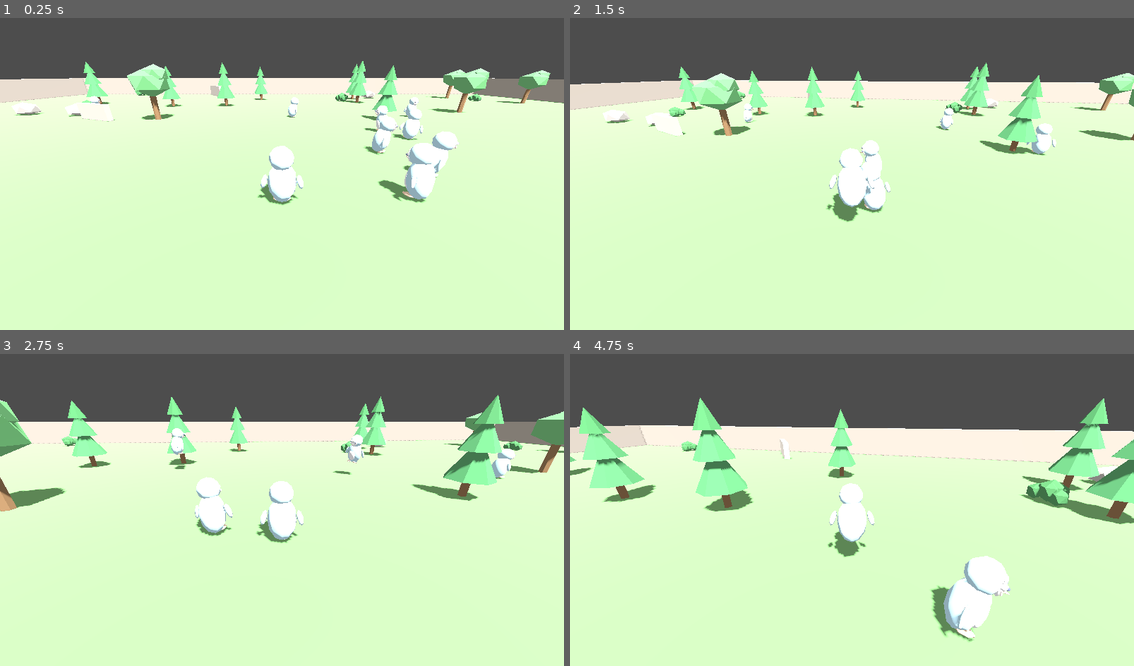
Above: before the commit, frames 1-4 (two rows, left to right).
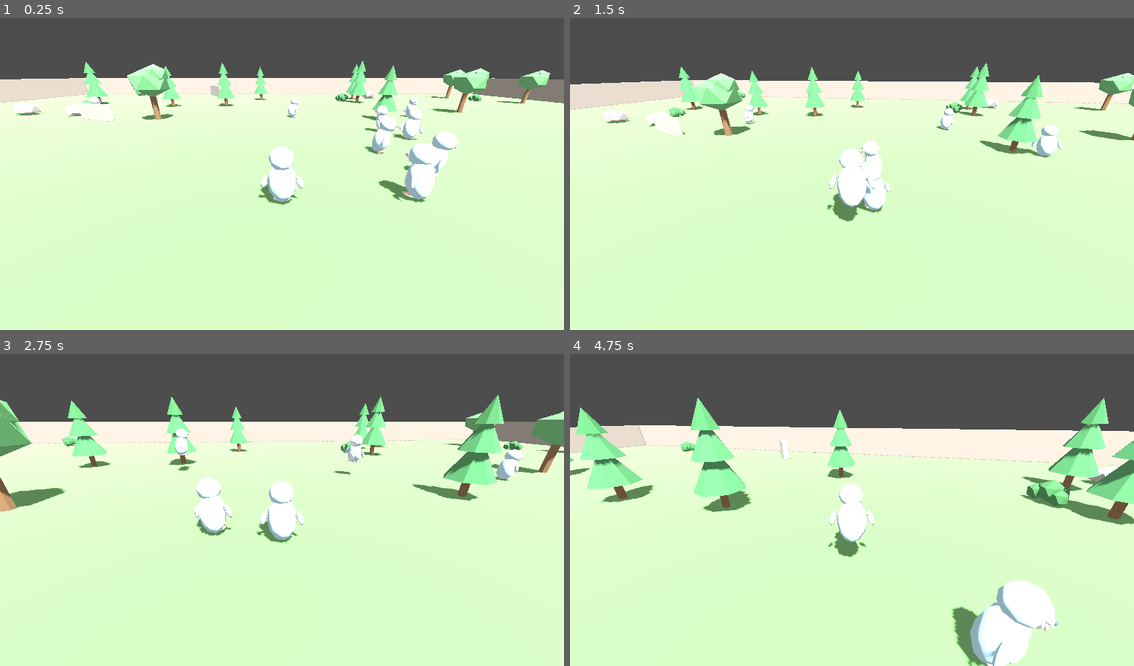
Above: after the commit, the same moments.

Repository: Leewang31/SP-Ai_Agent_Game_V1
Game: Godot game, scene res://scenes/Main.tscn
The game is run twice, just before and just after one commit, with the same random seed, the same clock (stepped at 60 frames per second) and the same inputs. This scene is started directly instead of the project's main scene.
Inputs (mouse positions are in pixels of both pictures, inside the frame that each line leads up to):
- Up to frame 1 (0.25 s): no input
- Up to frame 2 (1.5 s): move the mouse to (880, 170) at 0.52 s; hold Q (attack) 0.53-1.28 s; hold W (move_forward) from 0.53 s (still down); tap Space (jump) at 0.77 s; move the mouse to (823, 174) at 1.27 s; tap Shift (sprint) at 1.35 s
- Up to frame 3 (2.75 s): keep holding W (move_forward); tap Space (jump) at 1.52 s; move the mouse to (293, 500) at 2.02 s; hold Q (attack) from 2.03 s (still down)
- Up to frame 4 (4.75 s): keep holding W (move_forward); move the mouse to (846, 513) at 2.77 s; release Q (attack) at 2.78 s; tap Shift (sprint) at 2.85, 4.35 s; tap Space (jump) at 3.02, 3.77, 4.52 s; move the mouse to (891, 510) at 3.52 s; hold Q (attack) 3.53-4.28 s; move the mouse to (806, 503) at 4.27 s

The runs differ from the first frame. In frame 1, less than 0.1% of the frame differs, in the area x 15-18%, y 24-28%; in frame 2, 0.3%; in frame 3, 0.5%; in frame 4, 6.3%, in the area x 0-100%, y 14-100%.

Commit message:
feat: 장애물 볼록 콜리전 자동 생성 — 트렁크/바위/담/헛간 충돌 적용

Diff:
--- a/output/godot-project/scripts/MapGenerator.gd
+++ b/output/godot-project/scripts/MapGenerator.gd
@@ -1,17 +1,27 @@
 extends Node3D
 
-# 맵 전체를 map.glb로 표현. 물리 콜리전은 코드로 생성(바닥/벽).
 const MAP_SIZE       : float  = 80.0
 const WALL_HEIGHT    : float  = 3.0
 const WALL_THICKNESS : float  = 0.5
 const MAP_SCENE      : String = "res://assets/map.glb"
+
+# 코드로 콜리전 이미 생성 → 중복 스킵
+const NO_COLLISION : Array[String] = [
+	"Ground", "Wall_N", "Wall_S", "Wall_E", "Wall_W",
+	# 크라운·덤불은 관통 허용 (플레이 방해 방지)
+	"TreeA_Crown0", "TreeA_Crown1", "TreeA_Crown2",
+	"TreeB_Crown1", "TreeB_Crown2",
+	"Bush",
+	# 지붕은 스킵 (플레이어가 올라갈 수 없는 영역)
+	"Roof", "RoofMesh", "RoofMesh.001",
+]
 
 func _ready() -> void:
 	_load_visual_map()
 	_create_collision_floor()
 	_create_collision_walls()
 
-# ── 시각 맵 로드 ─────────────────────────────────────────────────────
+# ── 시각 맵 로드 + 장애물 콜리전 ────────────────────────────────────
 func _load_visual_map() -> void:
 	var res := load(MAP_SCENE)
 	if not res:
@@ -20,8 +30,19 @@
 	var inst : Node3D = res.instantiate()
 	inst.name = "MapVisual"
 	add_child(inst)
+	# 씬 트리 등록 완료 후 콜리전 생성
+	_add_obstacle_collision.call_deferred(inst)
 
-# ── 투명 바닥 콜리전 (플레이어 낙하 방지) ────────────────────────────
+func _add_obstacle_collision(root: Node) -> void:
+	_traverse_collision(root)
+
+func _traverse_collision(node: Node) -> void:
+	if node is MeshInstance3D and node.name not in NO_COLLISION:
+		node.create_convex_collision()
+	for child in node.get_children():
+		_traverse_collision(child)
+
+# ── 투명 바닥 콜리전 ─────────────────────────────────────────────────
 func _create_collision_floor() -> void:
 	var body  := StaticBody3D.new()
 	var col   := CollisionShape3D.new()
@@ -32,14 +53,14 @@
 	body.position.y = -0.1
 	add_child(body)
 
-# ── 투명 경계벽 콜리전 (맵 이탈 방지) ───────────────────────────────
+# ── 투명 경계벽 콜리전 ───────────────────────────────────────────────
 func _create_collision_walls() -> void:
 	var half := MAP_SIZE / 2.0
 	var walls : Array[Dictionary] = [
-		{"pos": Vector3(0,    WALL_HEIGHT / 2.0,  half), "size": Vector3(MAP_SIZE,       WALL_HEIGHT, WALL_THICKNESS)},
-		{"pos": Vector3(0,    WALL_HEIGHT / 2.0, -half), "size": Vector3(MAP_SIZE,       WALL_HEIGHT, WALL_THICKNESS)},
-		{"pos": Vector3( half, WALL_HEIGHT / 2.0, 0),    "size": Vector3(WALL_THICKNESS, WALL_HEIGHT, MAP_SIZE)},
-		{"pos": Vector3(-half, WALL_HEIGHT / 2.0, 0),    "size": Vector3(WALL_THICKNESS, WALL_HEIGHT, MAP_SIZE)},
+		{"pos": Vector3(0,     WALL_HEIGHT/2.0,  half), "size": Vector3(MAP_SIZE,       WALL_HEIGHT, WALL_THICKNESS)},
+		{"pos": Vector3(0,     WALL_HEIGHT/2.0, -half), "size": Vector3(MAP_SIZE,       WALL_HEIGHT, WALL_THICKNESS)},
+		{"pos": Vector3( half, WALL_HEIGHT/2.0,  0),    "size": Vector3(WALL_THICKNESS, WALL_HEIGHT, MAP_SIZE)},
+		{"pos": Vector3(-half, WALL_HEIGHT/2.0,  0),    "size": Vector3(WALL_THICKNESS, WALL_HEIGHT, MAP_SIZE)},
 	]
 	for w in walls:
 		var body  := StaticBody3D.new()
